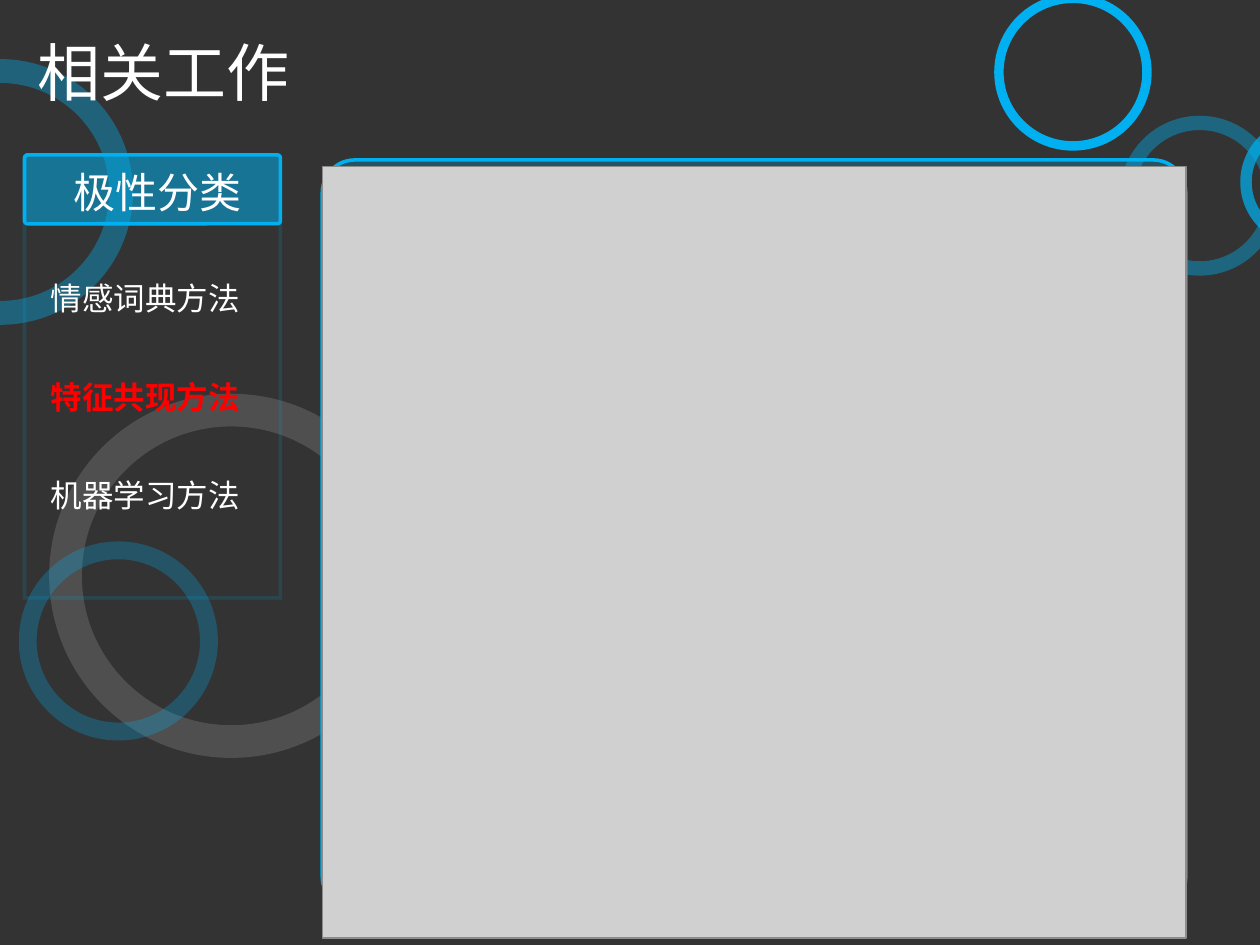
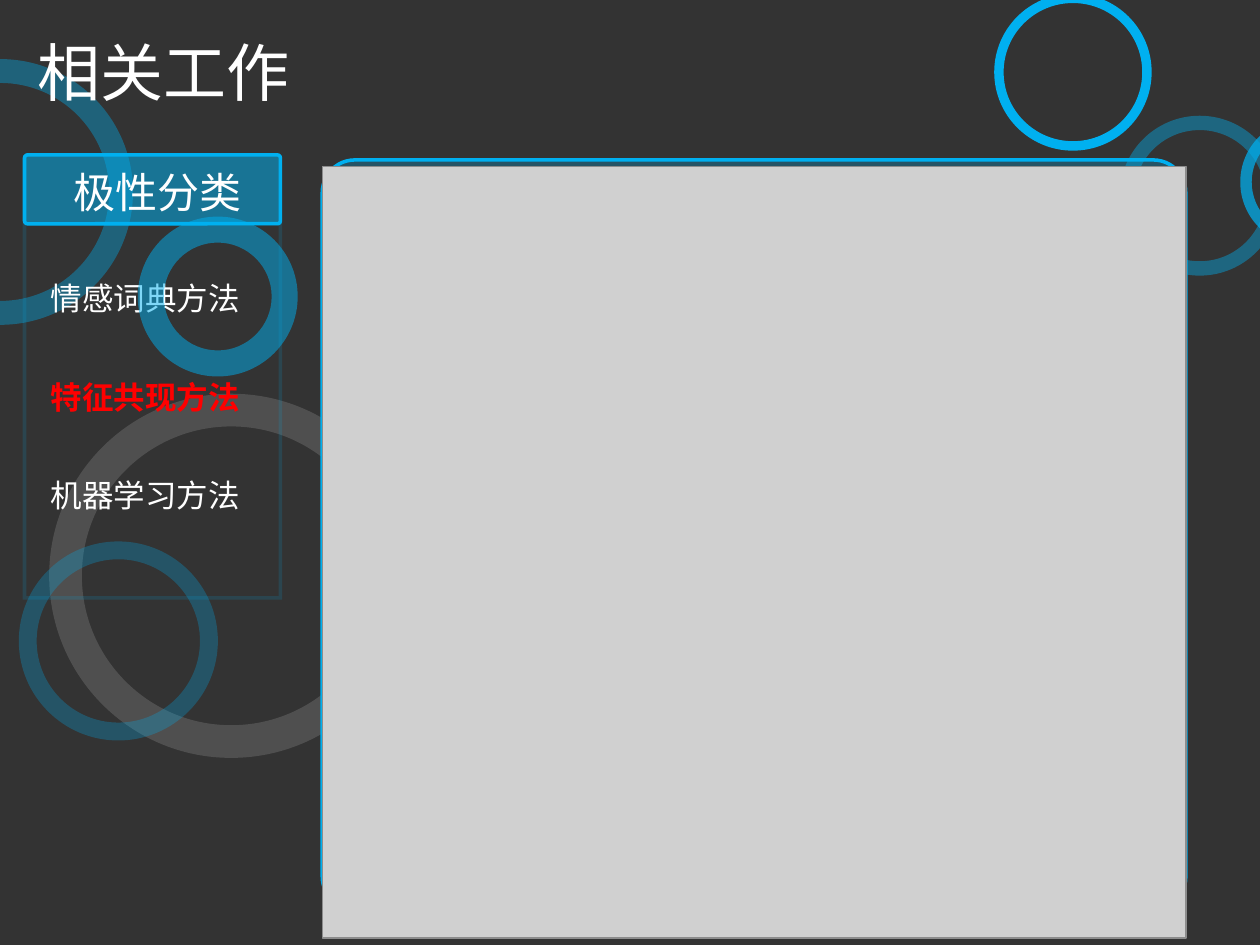
Before and after one commit to xsongx/MyThesis, a slide deck: slide 10 of 答辩.ppt. Drawn at 1260x945 pixels with LibreOffice and Linux fonts; fonts in the diff are those of the drawing; grey boxes stand for pictures. Boxes give left, top, right and bottom in pixels: in the first picture for what was removed or moved away, otherwise in the second. Text is boxed around its words. In the diff, an @@ line names an element or a change of style, - is before the commit and + after.

```diff
--- a/答辩.ppt
+++ b/答辩.ppt
@@ freeform shape added at [137, 217, 297, 377], fill #00B0F0 at 50% opacity @@
```
Also in this commit, not shown: 6 other slides changed, 3 slides added, 15 other files.
